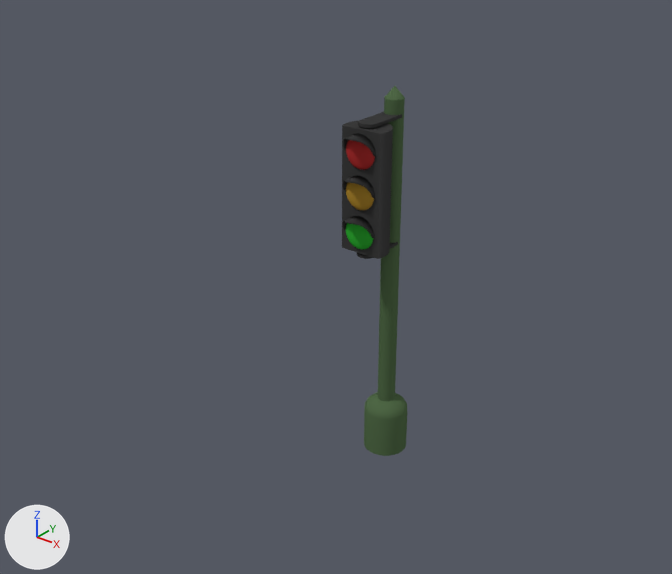
One commit to the Blender file Assets/Resources/External objects/Traffic signal.blend: the scene before it, then after it.
Rendered twice from a 50 mm camera at (11.1, -30.1, 26.0) aimed at (-12.7, -0.3, 7.5). The axes (+X, +Y, +Z) are drawn at lower left. The lights are the same throughout.

The older version as bpy lines, for what is in view:
```python
me_cylinder_002 = bpy.data.meshes.new('Cylinder.002')
me_cylinder_002.from_pydata(...)  # 261 vertices, 228 faces, 1 loose edge; spans x 0.0..1.0, y -2.1..1.0, z -1.0..16.1
me_cylinder_002.polygons.foreach_set('use_smooth', [True] * 228)
# faces by material slot: [68, 160]
me_cylinder_002.materials.append(mat_grey_steel)  # black #3c3c3c
me_cylinder_002.materials.append(mat_green_steel)  # dark green #506947
me_cylinder_003 = bpy.data.meshes.new('Cylinder.003')
me_cylinder_003.from_pydata(...)  # 45 vertices, 62 faces; spans x -1.0..1.0, y -1.0..0.38, z -1.0..1.0
me_cylinder_003.materials.append(mat_grey_steel)  # black #3c3c3c
ob_corps = bpy.data.objects.new('Corps', me_cylinder_003)
ob_corps.parent = ob_pillier
ob_corps.matrix_parent_inverse = Matrix(((1.0, 0.0, 0.0, 10.0), (0.0, 1.0, 0.0, 0.0), (0.0, 0.0, 1.0, -1.0), (0.0, 0.0, 0.0, 1.0)))
ob_corps.location = (-10.0, -1.8, 13.2)
ob_corps.rotation_euler = (0.0, 0.0, -3.142)  # degrees (0, 0, -180)
ob_corps.scale = (1.0, 1.0, 2.6)
ob_pillier = bpy.data.objects.new('Pillier', me_cylinder_002)
ob_pillier.location = (-10.0, 0.0, 1.0)
_m = ob_pillier.modifiers.new('Mirror', 'MIRROR')
_m = ob_pillier.modifiers.new('EdgeSplit', 'EDGE_SPLIT')
```
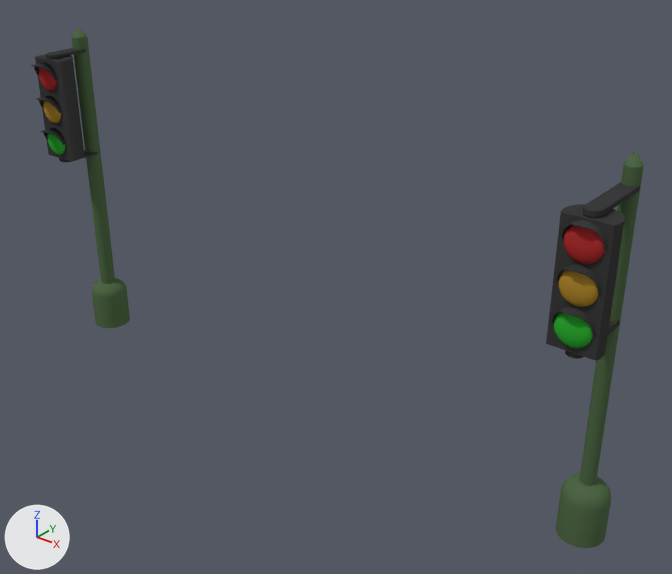
Boxes (x1, y1, x2, y2) around the edits, measured in the pictures (672 x 574 px):
'Pillier', moved: before (357, 86, 407, 456); after (45, 27, 130, 328)
'Cylinder', added (green): after (556, 151, 644, 548)
'Corps', moved: before (342, 121, 393, 259); after (35, 55, 84, 161)
'Cylinder.001', added (black): after (546, 204, 625, 361)
'Pare-soleil - Vert', moved: before (343, 134, 376, 238); after (31, 63, 66, 145)
'Sphere', added (red): after (564, 225, 605, 264)
'Sphere.003', added (brown): after (559, 270, 599, 307)
'Sphere.002', added (green): after (554, 312, 593, 348)
'Sphere.001', added (black): after (551, 220, 607, 336)
'Vitre - Rouge', moved: before (346, 140, 375, 170); after (39, 68, 57, 91)
'Vitre - Orange', moved: before (346, 182, 374, 210); after (43, 101, 61, 123)
'Vitre - Vert', moved: before (346, 223, 373, 249); after (48, 134, 65, 155)
'Cylinder.004', added: after (585, 215, 599, 218)

Patch to the scene script:
```diff
--- a/Assets/Resources/External objects/Traffic signal.blend.py
+++ b/Assets/Resources/External objects/Traffic signal.blend.py
@@ ob_pillier @@
 ob_pillier = bpy.data.objects.new('Pillier', me_cylinder_002)
-ob_pillier.location = (-10.0, 0.0, 1.0)
+ob_pillier.location = (-30.0, 0.0, 1.0)
 _m = ob_pillier.modifiers.new('Mirror', 'MIRROR')
@@ ob_cylinder @@
+ob_cylinder = bpy.data.objects.new('Cylinder', me_cylinder_006)  # 421 vertices, 421 faces; spans x -1.0..1.0, y -3.3..1.0, z -1.0..15.4; in mat_green_steel (dark green #506947), mat_grey_steel (black #3c3c3c); modifiers EDGE_SPLIT
+ob_cylinder.location = (0.0, 0.0, 1.0)
@@ ob_sphere @@
+ob_sphere = bpy.data.objects.new('Sphere', me_sphere_003)  # 257 vertices, 256 faces; spans x -1.0..1.0, y -1.0..0.0, z 3.4..5.4; in mat_lampe_rouge (red #af3030)
+ob_sphere.parent = ob_cylinder_001
+ob_sphere.location = (0.0, -3.38, 11.32)
+ob_sphere.scale = (0.712, 0.285, 0.712)
@@ ob_cylinder_001 @@
+ob_cylinder_001 = bpy.data.objects.new('Cylinder.001', me_cylinder_007)  # 42 vertices, 41 faces; spans x -1.0..1.0, y -0.38..1.0, z -2.2..2.7; in mat_grey_steel (black #3c3c3c); modifiers EDGE_SPLIT
+ob_cylinder_001.location = (0.0, -3.0, 12.27)
@@ ob_sphere_001 @@
+ob_sphere_001 = bpy.data.objects.new('Sphere.001', me_sphere_004)  # 34 vertices, 16 faces; spans x -1.09..1.09, y -1.87..0.0, z 0.0..1.09; in mat_grey_steel (black #3c3c3c); modifiers ARRAY, SOLIDIFY, EDGE_SPLIT
+ob_sphere_001.parent = ob_cylinder_001
+ob_sphere_001.location = (0.0, -3.38, 11.32)
+ob_sphere_001.scale = (0.712, 0.285, 0.712)
@@ ob_sphere_002 @@
+ob_sphere_002 = bpy.data.objects.new('Sphere.002', me_sphere_012)  # 257 vertices, 256 faces; spans x -1.0..1.0, y -1.0..0.0, z -1.0..1.0; in mat_lampe_verte (green #30af34)
+ob_sphere_002.parent = ob_cylinder_001
+ob_sphere_002.location = (0.0, -3.38, 11.32)
+ob_sphere_002.scale = (0.712, 0.285, 0.712)
@@ ob_sphere_003 @@
+ob_sphere_003 = bpy.data.objects.new('Sphere.003', me_sphere_013)  # 257 vertices, 256 faces; spans x -1.0..1.0, y -1.0..0.0, z 1.2..3.2; in mat_lampe_orange (brown #af8830)
+ob_sphere_003.parent = ob_cylinder_001
+ob_sphere_003.location = (0.0, -3.38, 11.32)
+ob_sphere_003.scale = (0.712, 0.285, 0.712)
@@ ob_cylinder_004 @@
+ob_cylinder_004 = bpy.data.objects.new('Cylinder.004', me_cylinder_008)  # 64 vertices, 32 faces; spans x -0.33..0.33, y -0.33..0.33, z 9.01..14.02; in mat_grey_steel (black #3c3c3c); modifiers EDGE_SPLIT
+ob_cylinder_004.location = (0.0, -2.96, 1.0)
+ob_cylinder_004.scale = (0.8, 0.8, 1.0)
```
